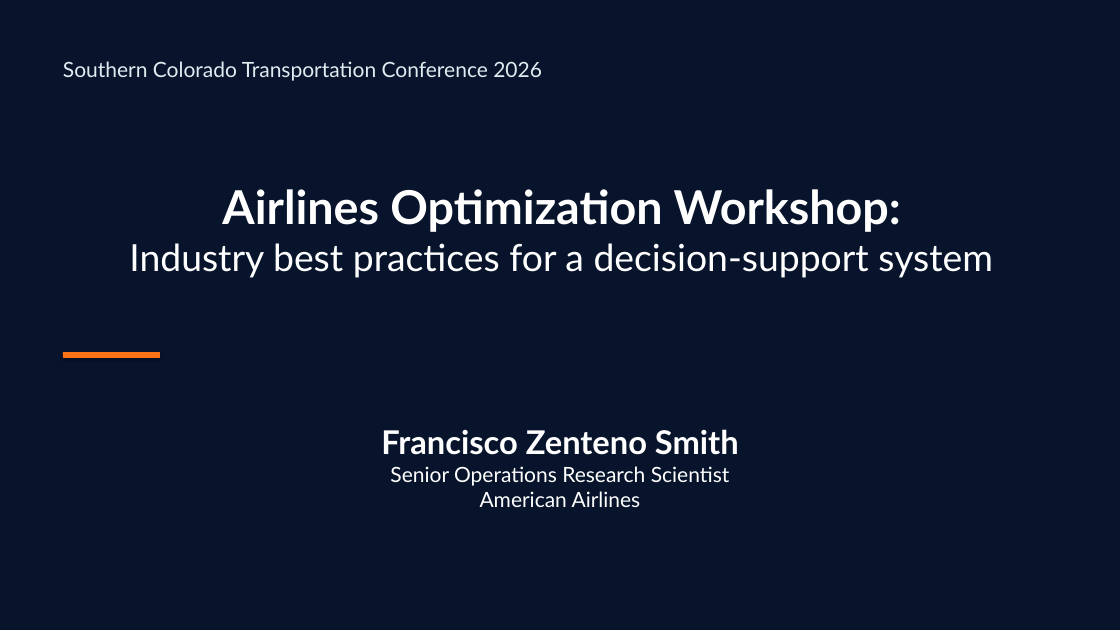
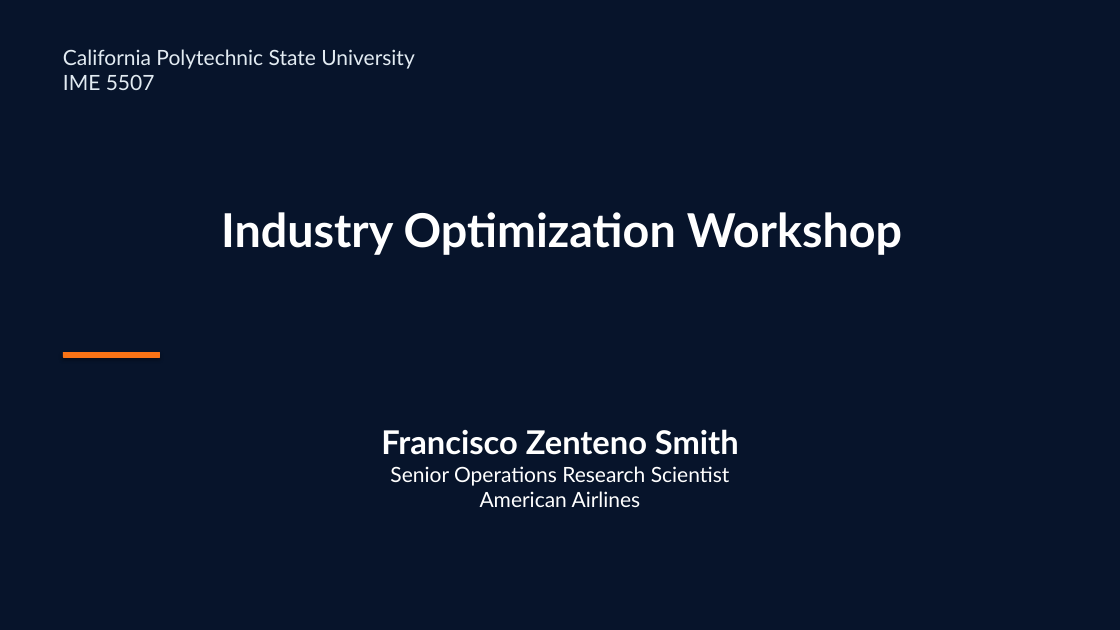
Before and after one commit to sefop/sefop-training-hub, a slide deck: slide 1 of workshops/2026-11-06-cal_poly/sefop-cal-poly.pptx. Drawn at 1120x630 pixels with LibreOffice and Linux fonts; fonts in the diff are those of the drawing. Boxes give left, top, right and bottom in pixels: in the first picture for what was removed or moved away, otherwise in the second. Text is boxed around its words. In the diff, an @@ line names an element or a change of style, - is before the commit and + after.

```diff
--- a/workshops/2026-11-06-cal_poly/sefop-cal-poly.pptx
+++ b/workshops/2026-11-06-cal_poly/sefop-cal-poly.pptx
@@ text at <box>63,49,415,90</box>: text changed @@
-Southern Colorado Transportation Conference 2026
+California Polytechnic State University
+IME 5507
@@ text at <box>221,212,902,255</box>: text changed; size 32 to 40 pt; bold on @@
-Airlines Optimization Workshop:
-Industry best practices for a decision-support system
+Industry Optimization Workshop
```
Also in this commit, not shown: 2 other slides changed.
